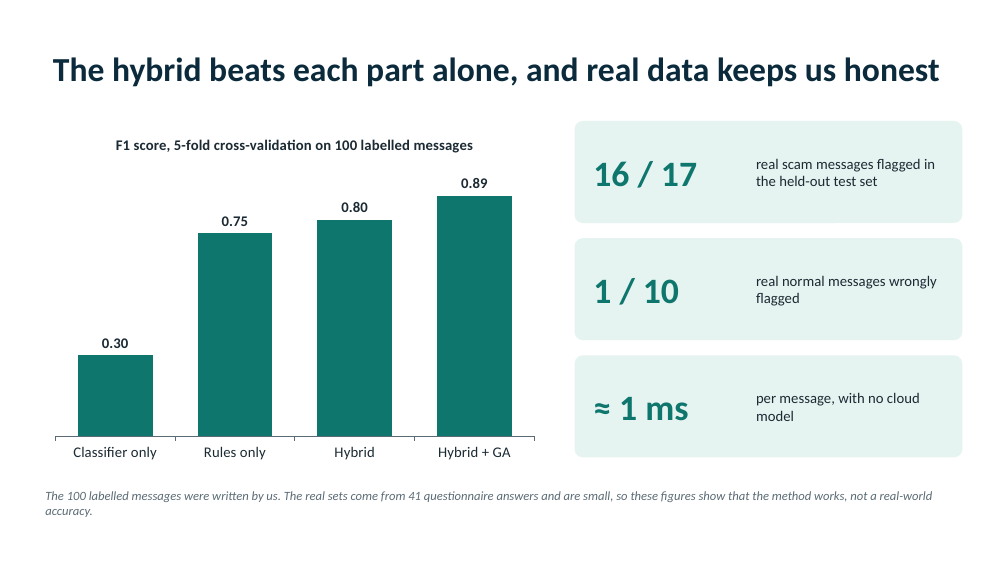
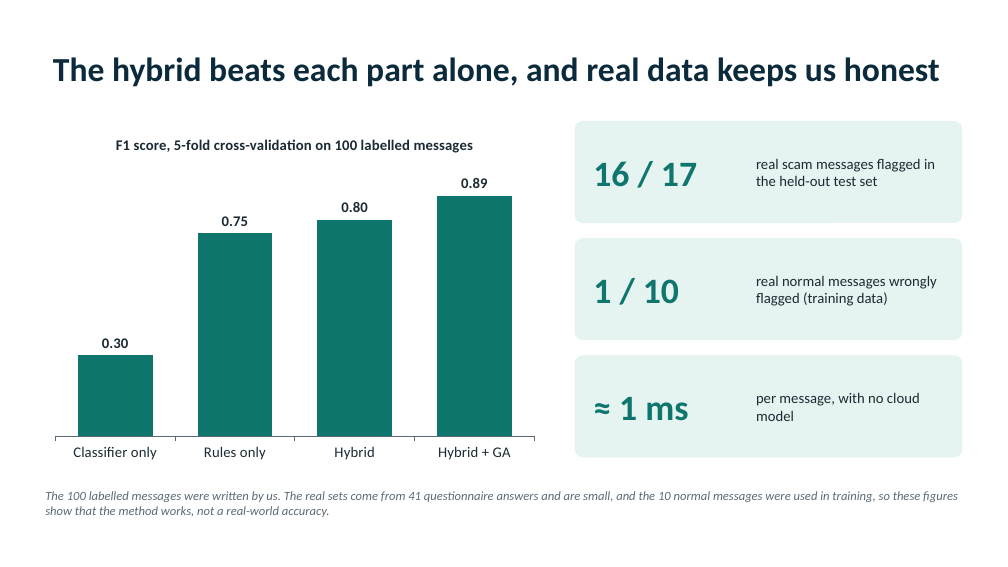
Before and after one commit to NCLJovi/COMP4431Grp19, a slide deck: slide 6 of docs/presentation/Scam_Checker_Group19.pptx. Drawn at 1008x567 pixels with LibreOffice and Linux fonts; fonts in the diff are those of the drawing. Boxes give left, top, right and bottom in pixels: in the first picture for what was removed or moved away, otherwise in the second. Text is boxed around its words. In the diff, an @@ line names an element or a change of style, - is before the commit and + after.

```diff
--- a/docs/presentation/Scam_Checker_Group19.pptx
+++ b/docs/presentation/Scam_Checker_Group19.pptx
@@ text at [756,275,937,306]: text changed @@
-real normal messages wrongly flagged
+real normal messages wrongly flagged (training data)
@@ text at [45,491,958,517]: text changed @@
-The 100 labelled messages were written by us. The real sets come from 41 questionnaire answers and are small, so these figures show that the method works, not a real-world accuracy.
+The 100 labelled messages were written by us. The real sets come from 41 questionnaire answers and are small, and the 10 normal messages were used in training, so these figures show that the method works, not a real-world accuracy.
```
Also in this commit, not shown: 1 other slide changed, 4 other files.
